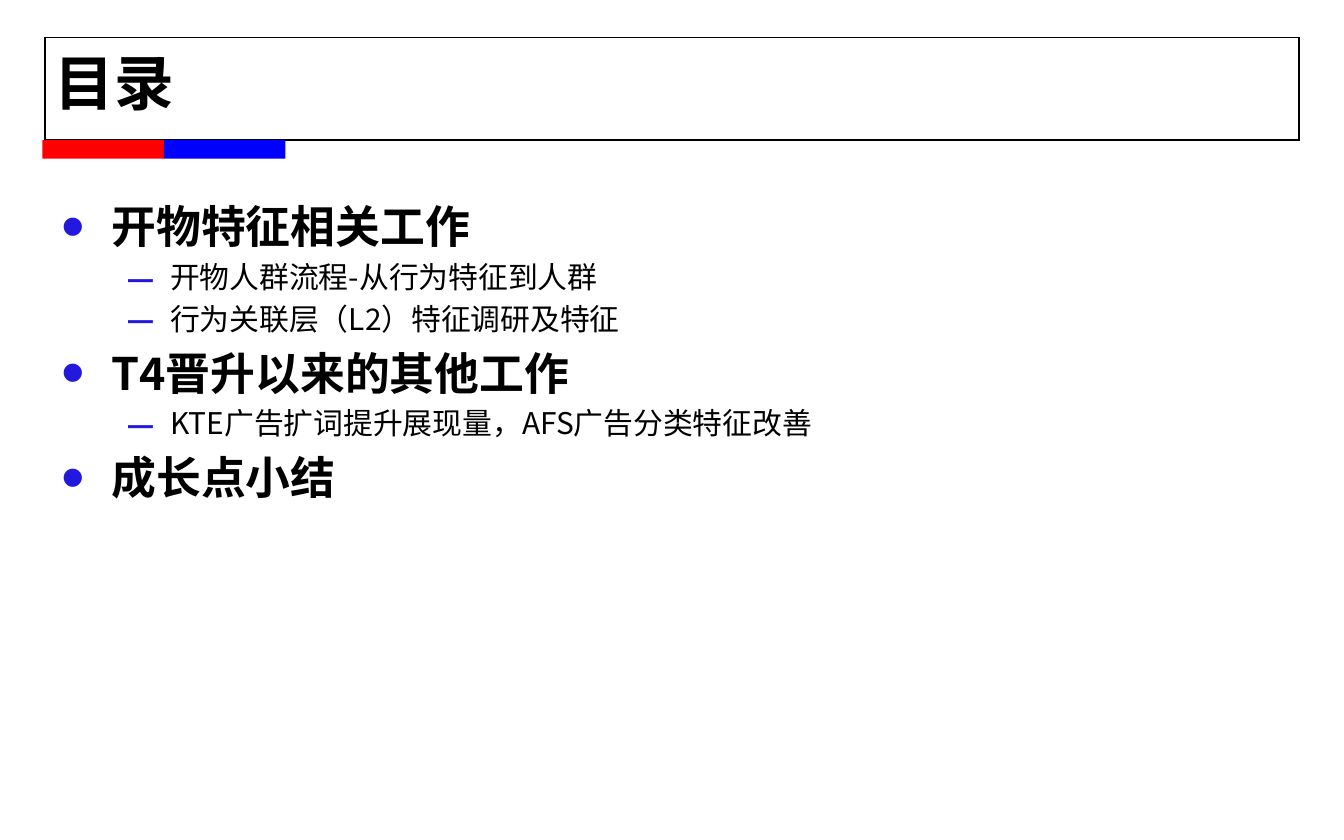
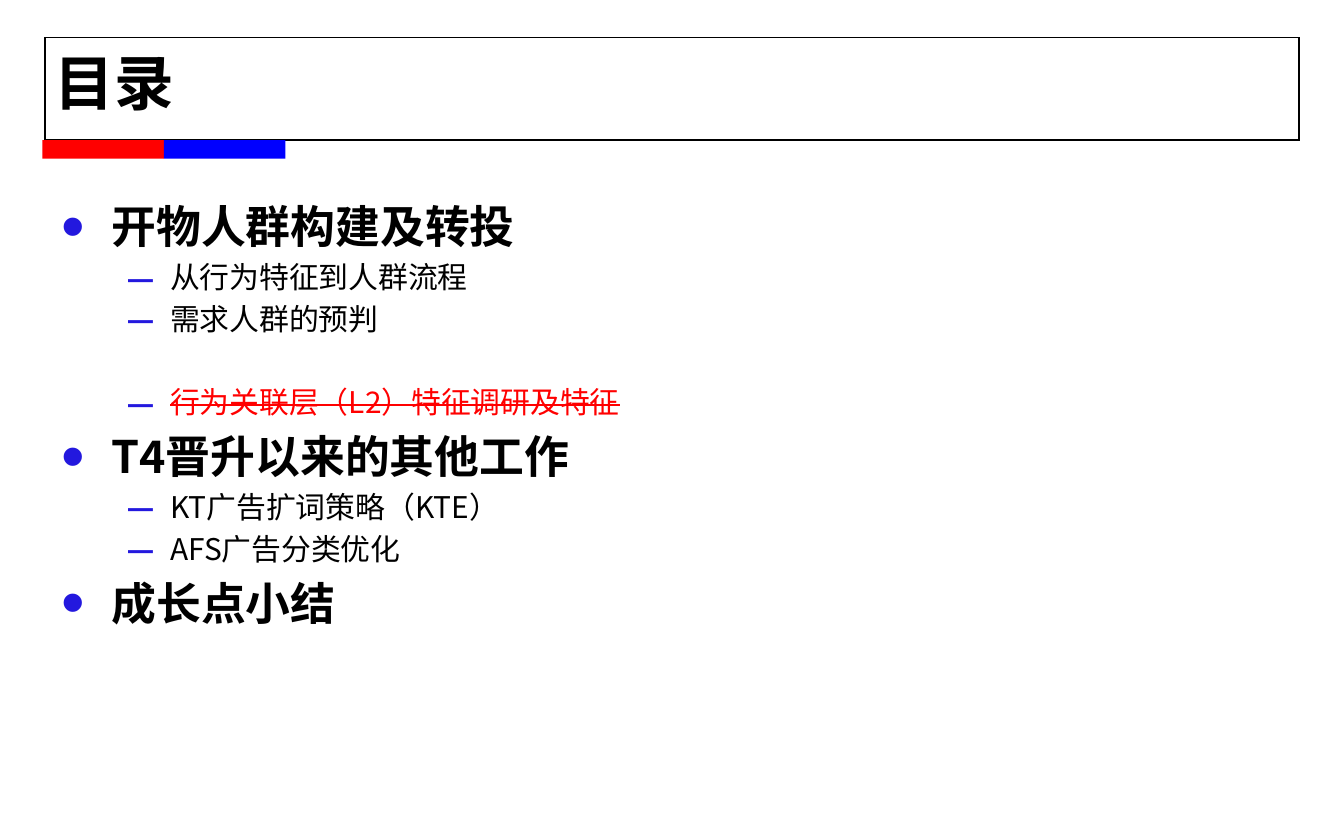
Before and after one commit to alexxyjiang/baidu-tech-report, a slide deck: slide 3 of For T5/蒋学渊_2015年春工作述职.pptx. Drawn at 1344x840 pixels with LibreOffice and Linux fonts; fonts in the diff are those of the drawing; background and template pictures are left out. Boxes give left, top, right and bottom in pixels: in the first picture for what was removed or moved away, otherwise in the second. Text is boxed around its words. In the diff, an @@ line names an element or a change of style, - is before the commit and + after.

Commit message:
ver jan.22
开物外部分修改完毕

```diff
--- a/For T5/蒋学渊_2015年春工作述职.pptx
+++ b/For T5/蒋学渊_2015年春工作述职.pptx
@@ text at [111,205,514,333]: text changed @@
-• 开物特征相关工作
-  – 开物人群流程-从行为特征到人群
+• 开物人群构建及转投
+  – 从行为特征到人群流程
+  – 需求人群的预判
@@ text at [170,387,620,416]: text colour #000000 to #FF0000, strikethrough on in "行为关联层（L2）特征调研及特征" @@
@@ text at [170,492,499,563]: text changed @@
-  – KTE广告扩词提升展现量，AFS广告分类特征改善
+  – KT广告扩词策略（KTE）
+  – AFS广告分类优化
```
Also in this commit, not shown: 8 other slides changed, 3 slides added.
